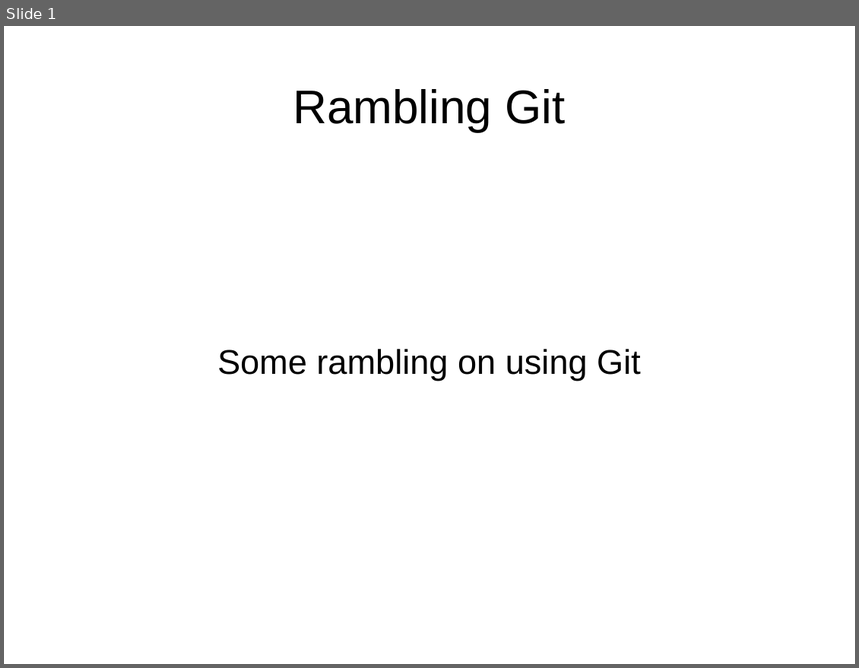
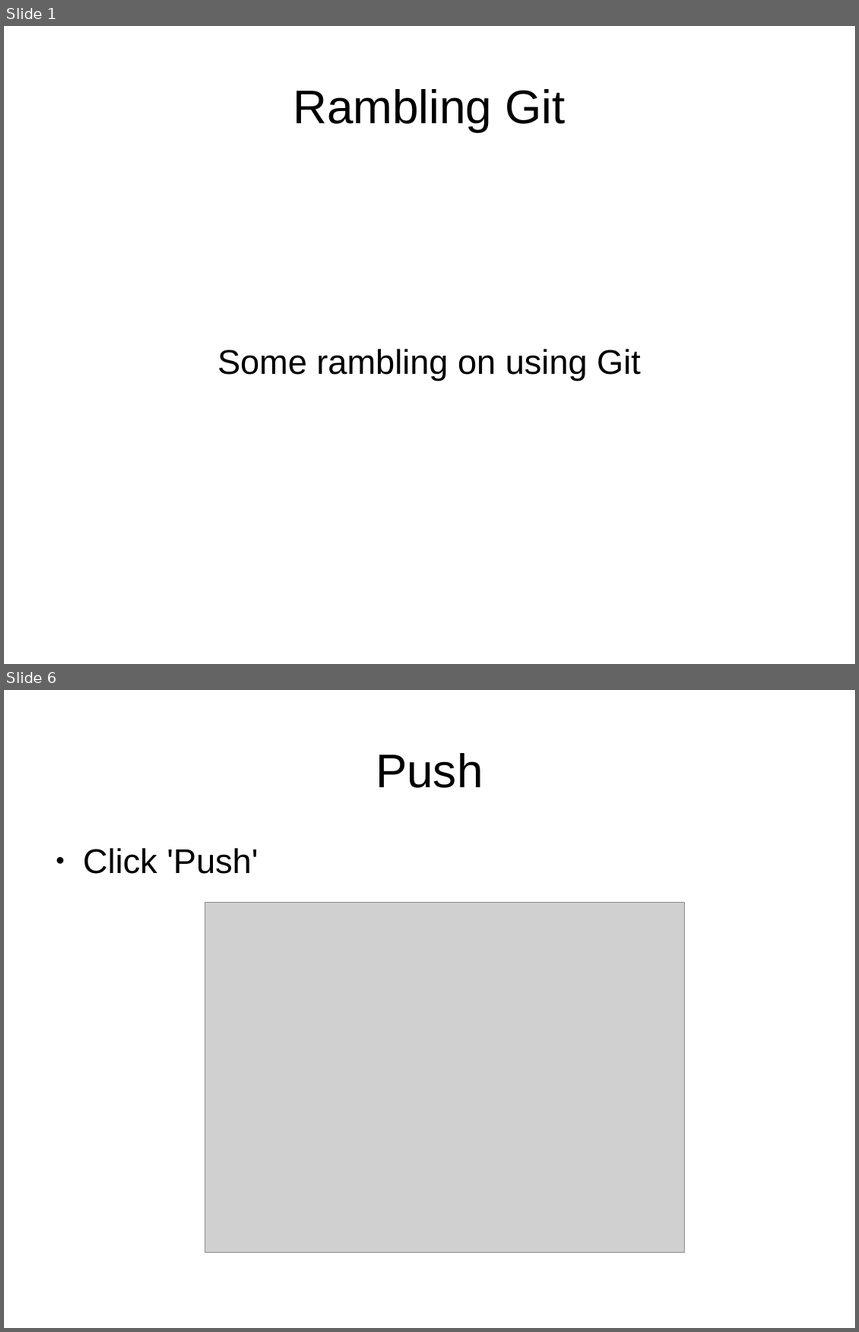
Before and after one commit to warkrug/rambling_git, a slide deck: presentation/ramblings.odp. Shown one above the other, each under a label of ours: slide 1 before the commit, slides 1 and 6 after it; the slides between them are not shown. The pictures are 859x668 and 859x1332 pixels, drawn with LibreOffice and Linux fonts; fonts in the diff are those of the drawing; grey boxes stand for pictures. Boxes give left, top, right and bottom in pixels: in the first picture for what was removed or moved away, otherwise in the second. Text is boxed around its words. In the diff, an @@ line names an element or a change of style, - is before the commit and + after.

```diff
--- a/presentation/ramblings.odp
+++ b/presentation/ramblings.odp
@@ slide 6 added at (4, 690, 855, 1328), background #FFFFFF @@
@@ title added at (376, 753, 483, 788), 44 pt, text #000000 @@
+Push
@@ text added at (83, 848, 258, 874), 32 pt, text #000000 @@
+● Click 'Push'
@@ picture added at (205, 904, 685, 1253) @@
```
Also in this commit, not shown: 11 other slides added, 6 other files.
